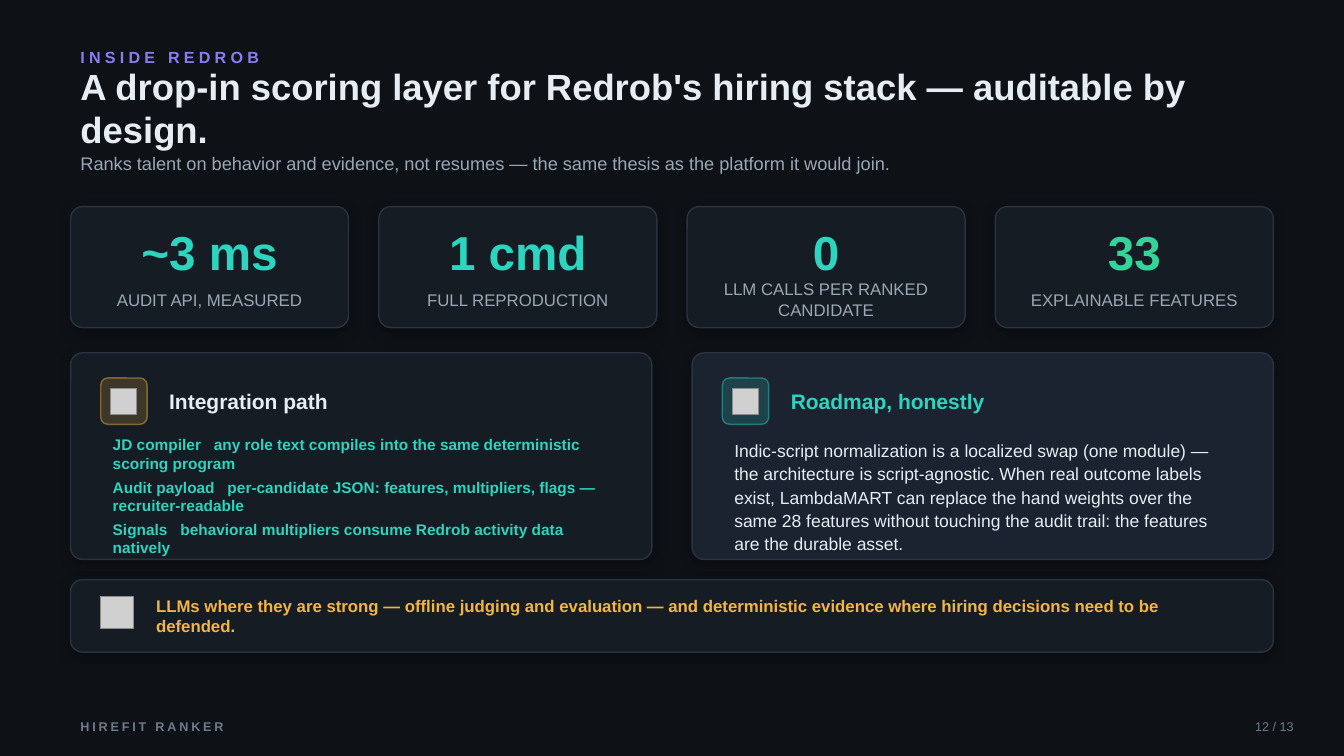
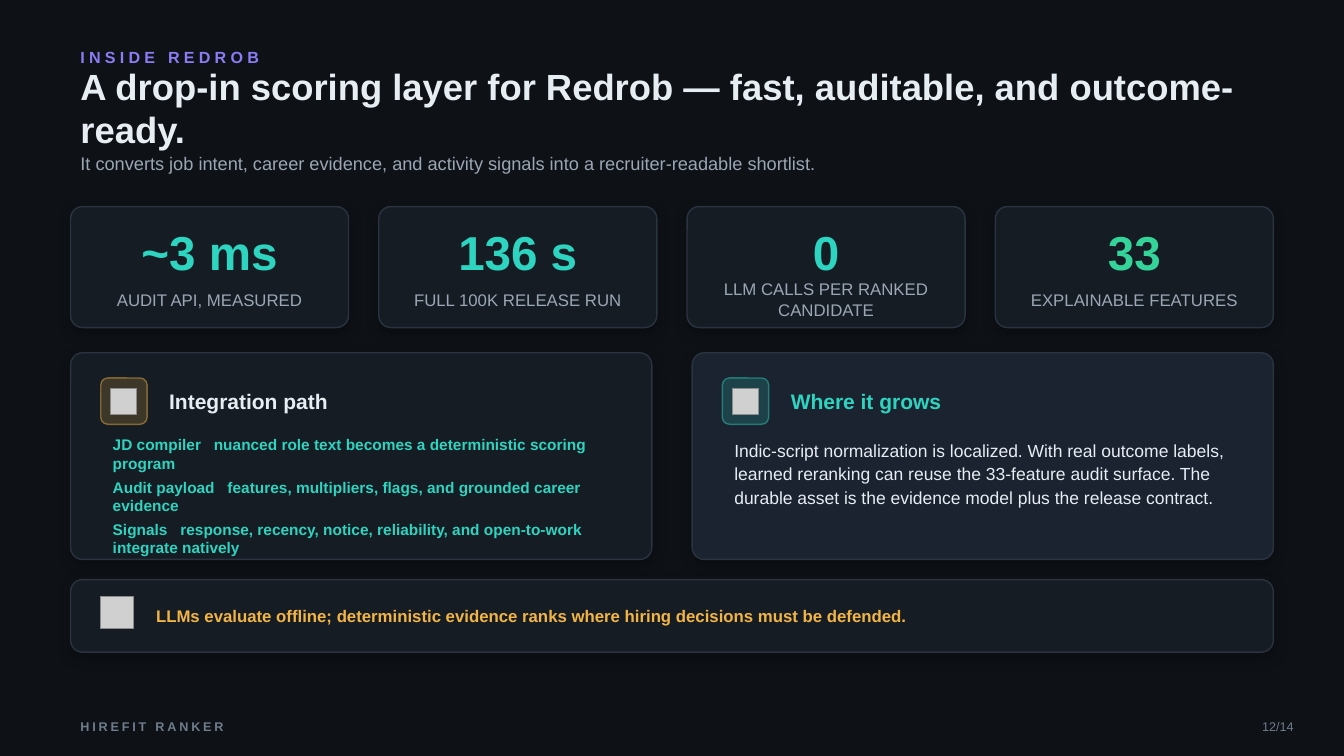
Before and after one commit to bansalbhunesh/redrob-hirefit-ranker, a slide deck: slide 12 of docs/HireFit_Ranker_Redrob_POLISHED.pptx. Drawn at 1344x756 pixels with LibreOffice and Linux fonts; fonts in the diff are those of the drawing; grey boxes stand for pictures. Boxes give left, top, right and bottom in pixels: in the first picture for what was removed or moved away, otherwise in the second. Text is boxed around its words. In the diff, an @@ line names an element or a change of style, - is before the commit and + after.

```diff
--- a/docs/HireFit_Ranker_Redrob_POLISHED.pptx
+++ b/docs/HireFit_Ranker_Redrob_POLISHED.pptx
@@ text at bbox=[80, 73, 1234, 150]: text changed @@
-A drop-in scoring layer for Redrob's hiring stack — auditable by design.
+A drop-in scoring layer for Redrob — fast, auditable, and outcome-ready.
@@ text at bbox=[80, 157, 816, 174]: text changed @@
-Ranks talent on behavior and evidence, not resumes — the same thesis as the platform it would join.
+It converts job intent, career evidence, and activity signals into a recruiter-readable shortlist.
@@ text at bbox=[458, 237, 577, 271]: text changed @@
-1 cmd
+136 s
@@ text at bbox=[414, 294, 621, 306]: text changed @@
-FULL REPRODUCTION
+FULL 100K RELEASE RUN
@@ text at bbox=[791, 394, 941, 413]: text changed @@
-Roadmap, honestly
+Where it grows
@@ text at bbox=[113, 439, 586, 472]: text changed @@
-JD compiler any role text compiles into the same deterministic scoring program
+JD compiler nuanced role text becomes a deterministic scoring program
@@ text at bbox=[734, 444, 1224, 508]: text changed @@
-Indic-script normalization is a localized swap (one module) — the architecture is script-agnostic. When real outcome labels exist, LambdaMART can replace the hand weights over the same 28 features without touching the audit trail: the features are the durable asset.
+Indic-script normalization is localized. With real outcome labels, learned reranking can reuse the 33-feature audit surface. The durable asset is the evidence model plus the release contract.
@@ text at bbox=[113, 482, 580, 511]: text changed @@
-Audit payload per-candidate JSON: features, multipliers, flags — recruiter-readable
+Audit payload features, multipliers, flags, and grounded career evidence
@@ text at bbox=[113, 524, 582, 556]: text changed @@
-Signals behavioral multipliers consume Redrob activity data natively
+Signals response, recency, notice, reliability, and open-to-work integrate natively
@@ text at bbox=[156, 610, 906, 626]: text changed @@
-LLMs where they are strong — offline judging and evaluation — and deterministic evidence where hiring decisions need to be defended.
+LLMs evaluate offline; deterministic evidence ranks where hiring decisions must be defended.
@@ text at bbox=[1262, 722, 1294, 731]: text changed @@
-12 / 13
+12/14
```
Also in this commit, not shown: 12 other slides changed, 1 slide added, 1 slide removed, 23 other files.
